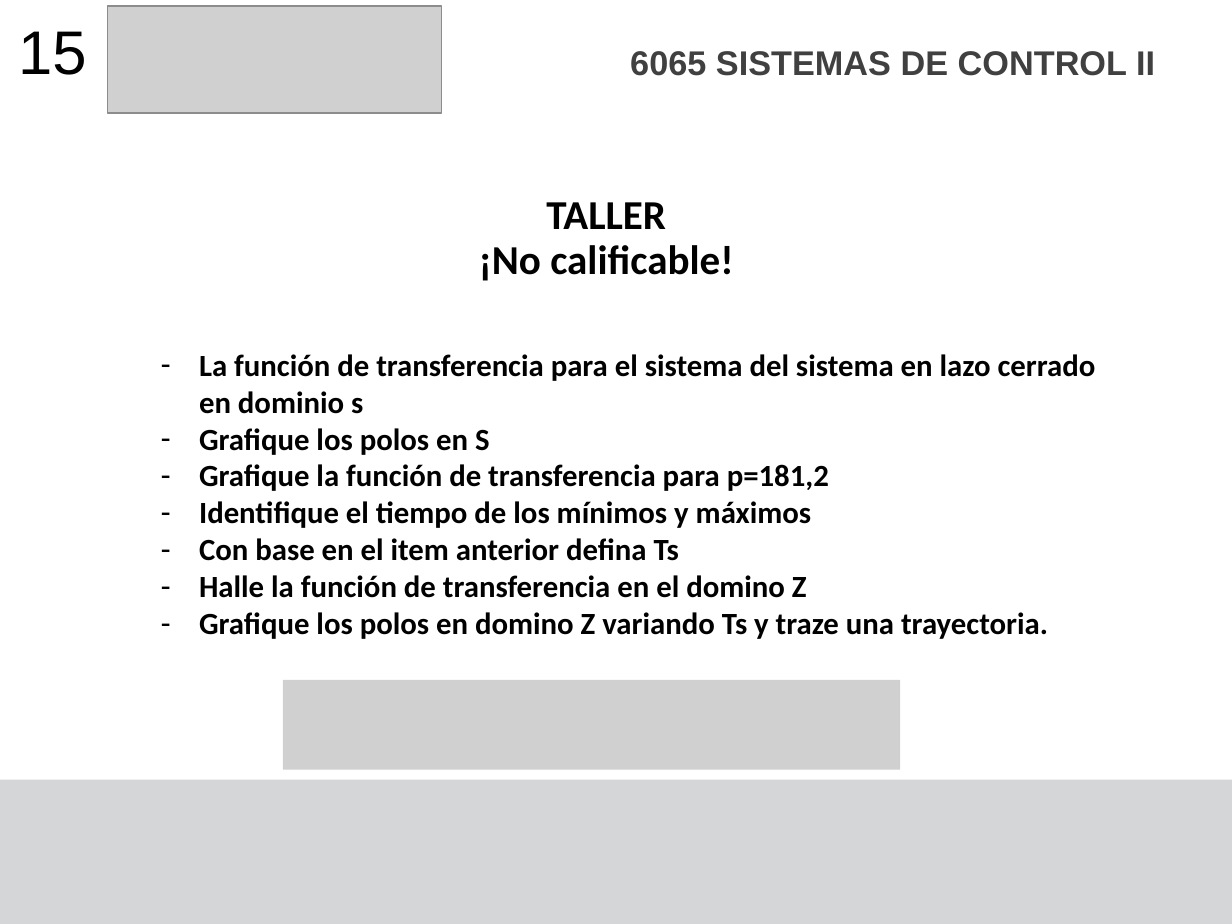
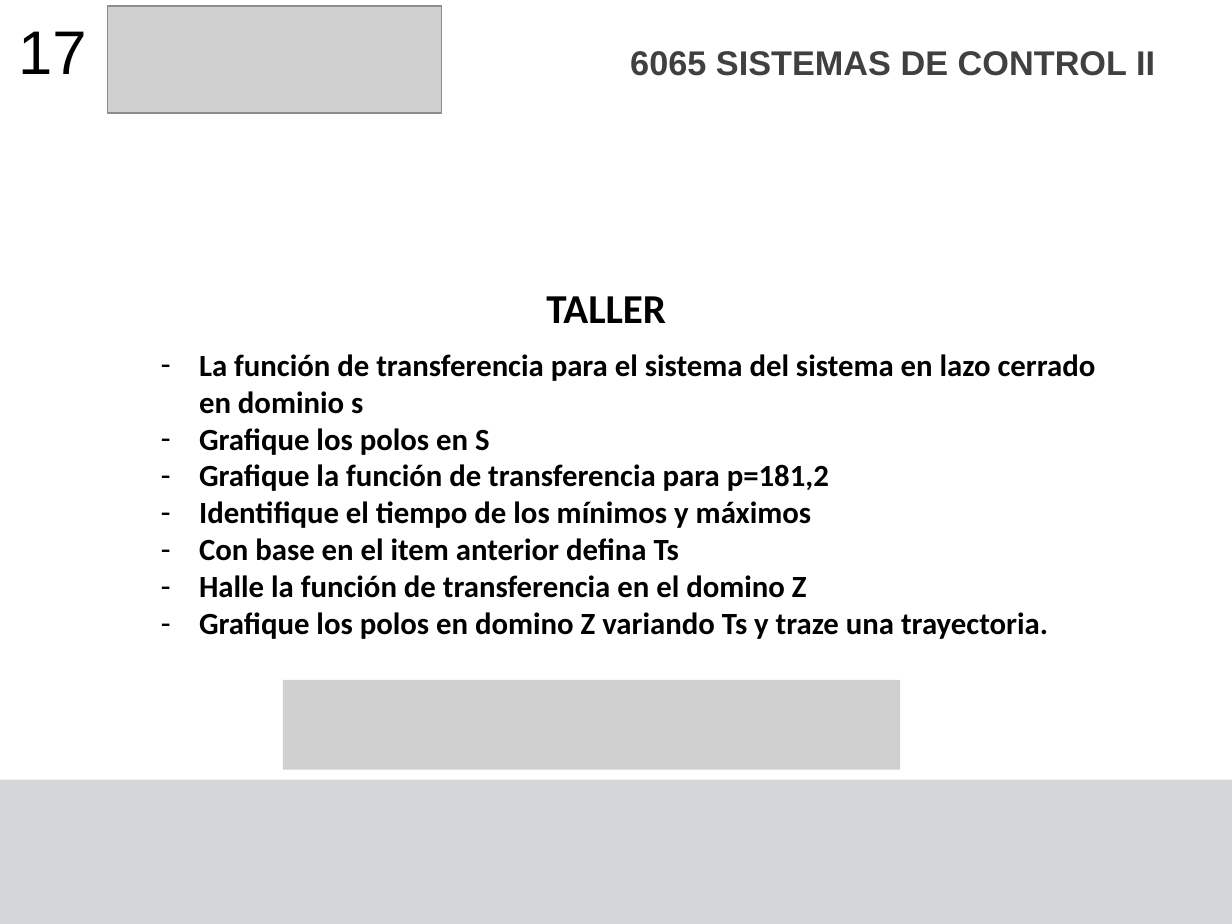
Before and after one commit to F4bian1012/Sistemas-de-Control-II---Ingenier-a-Mecatr-nica, a slide deck: slide 17 of Sesión_4/Sistemas de segundo orden Discretos.pptx (slide 16 before the commit). Drawn at 1232x924 pixels with LibreOffice and Linux fonts; fonts in the diff are those of the drawing; grey boxes stand for pictures. Boxes give left, top, right and bottom in pixels: in the first picture for what was removed or moved away, otherwise in the second. Text is boxed around its words. In the diff, an @@ line names an element or a change of style, - is before the commit and + after.

```diff
--- a/Sesión_4/Sistemas de segundo orden Discretos.pptx
+++ b/Sesión_4/Sistemas de segundo orden Discretos.pptx
@@ text at <box>18,31,86,74</box>: text changed @@
-15
+17
@@ title at <box>546,296,666,323</box>: text changed @@
-TALLER
-¡No calificable!
+TALLER
```
Also in this commit, not shown: 10 other slides changed, 1 slide added, 4 other files.
